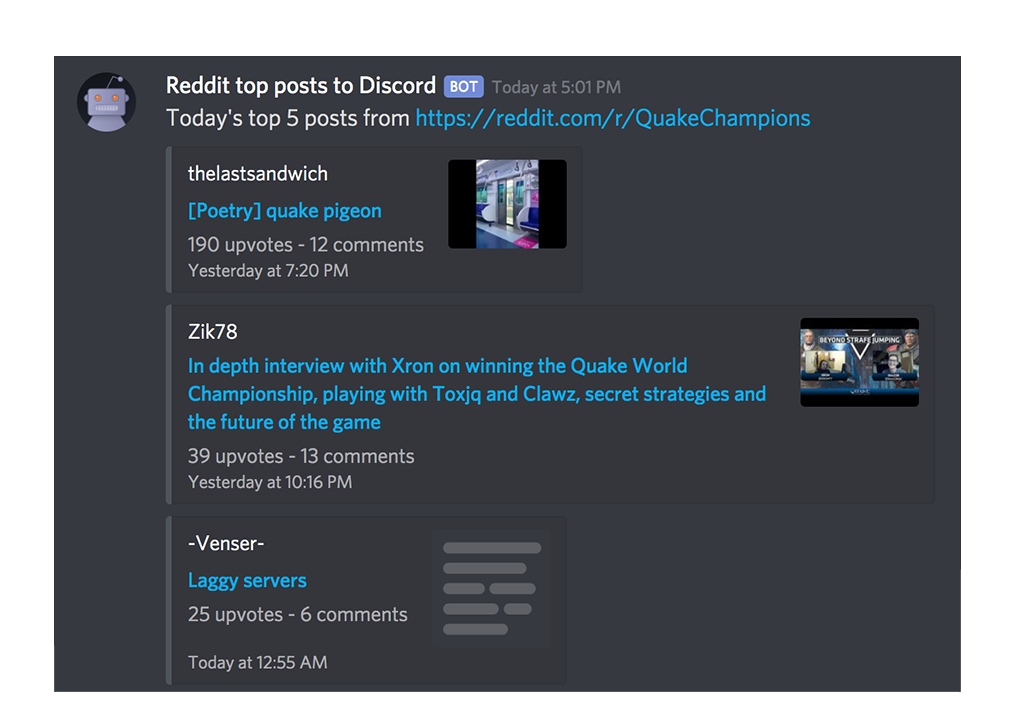
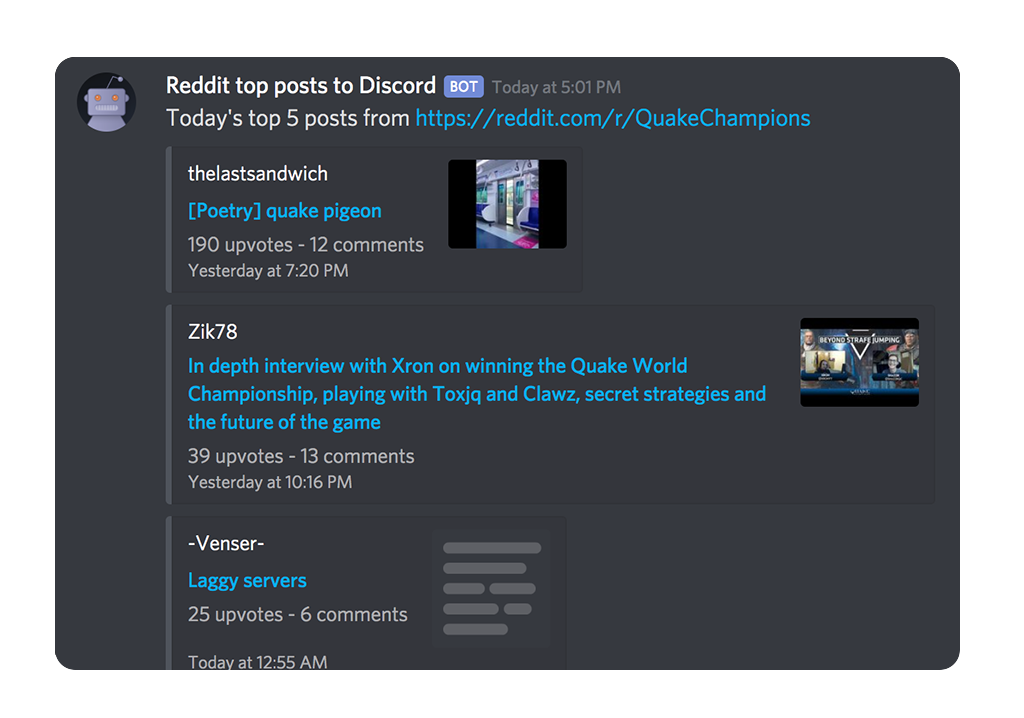
Layer changes from the first w=1024, h=718 image to the second:
painted on "Layer 1" over bbox(54, 56, 961, 692)
renamed "Layer 3" to "Layer 2", painted on it over bbox(54, 56, 961, 656)
hid "Background" over bbox(54, 56, 961, 692)
